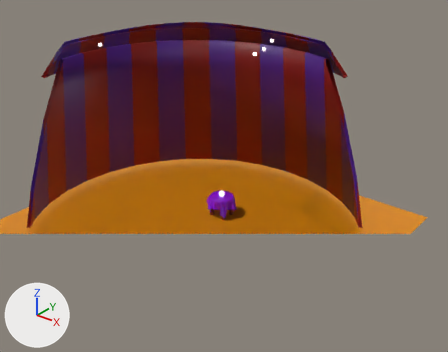
An edit to the Blender file blender/layout/placeholders.blend, drawn before and after from the same camera.
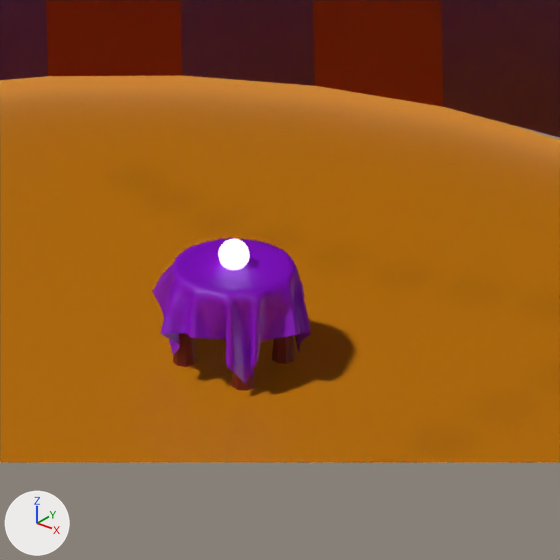
There are two pictures of each version: one from a 50 mm lens placed at (16.7, -18.7, 14.96), pointed at (-0.29, 2.54, 1.79), one close up on the part from 39% to 64% of the width and 41% to 72% of the height. The axes (+X, +Y, +Z) are drawn at lower left. The lights are the same throughout. The first two pictures are the older version. Everything nearer to the camera than a plane just in front of the edit is cut away. Objects named as collision shapes, trigger or cutter boxes, shadow casters or lower levels of detail are left out.

Script lines for the objects in view, before the commit:
```python
mat_mantel = principled_material('mantel')
mat_mantel.base_color = (0.319, 0.00211, 0.8)  # purple #9907e7
me_circle = bpy.data.meshes.new('Circle')
me_circle.from_pydata(...)  # 190 vertices, 156 faces; spans x -7.8..7.8, y -7.7..7.8, z -1.7..10.5
me_circle.polygons.foreach_set('use_smooth', [True] * 156)
# faces by material slot: [94, 62]
me_circle.materials.append(mat_tent)  # purple #592793
me_circle.materials.append(mat_tent_001)  # red #931f19
me_plane = bpy.data.meshes.new('Plane')
me_plane.from_pydata([(-1.0, -1.0, 0.0), (1.0, -1.0, 0.0), (-1.0, 1.0, 0.0), (1.0, 1.0, 0.0)], [], [(0, 1, 3, 2)])
me_plane.materials.append(mat_floor)  # orange #e79000
me_plane_001 = bpy.data.meshes.new('Plane.001')
me_plane_001.from_pydata(...)  # 1089 vertices, 2048 faces; spans x -0.82..0.79, y -0.8..0.81, z -0.94..0.06
me_plane_001.polygons.foreach_set('use_smooth', [True] * 2048)
me_plane_001.materials.append(mat_mantel)  # purple #9907e7
ob_circle = bpy.data.objects.new('Circle', me_circle)
ob_circle.location = (0.0, 0.0, 2.0)
_m = ob_circle.modifiers.new('Solidify', 'SOLIDIFY')
_m.thickness = 0.166
ob_plane = bpy.data.objects.new('Plane', me_plane)
ob_plane.location = (0.0, 0.0, 0.0)
ob_plane.scale = (8.0, 8.0, 1.0)
ob_plane_001 = bpy.data.objects.new('Plane.001', me_plane_001)
ob_plane_001.location = (0.0, 2.0, 0.98)
# also in view: 'Circle.001' at (0.0, 2.0, 0.49); 'Sphere' at (0.0, 2.0, 1.13)
```
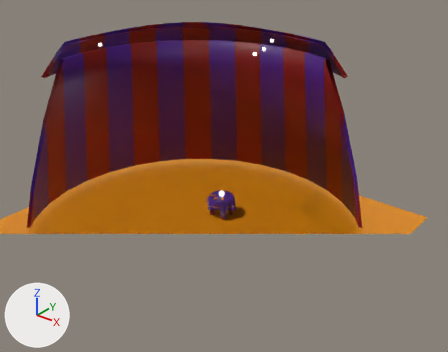
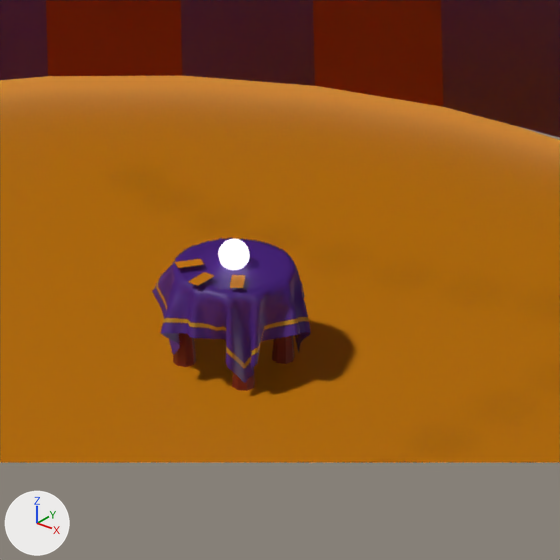
Where the change shows, as pixel boxes [x1, y1, x2, y2] in the close-ups (560 x 560 px):
'Plane.001', surface changed (darker): [153, 238, 311, 383] in both
'Plane.002', added (orange): after [175, 259, 246, 288]

The change, as a list of edits to the scene's bpy script:
```text
Add img_mantel:
    img_mantel = load_image('mantel', 'textures/mantel.jpg', 1024, 1024, 'sRGB')
Change mat_mantel:
    remove mat_mantel.base_color = (0.319, 0.00211, 0.8)  # purple #9907e7
    add mat_mantel.texture = img_mantel
Add me_plane_002:
    me_plane_002.from_pydata([(-0.063, -0.608, 0.094), (0.063, -0.608, 0.094), (-0.063, -0.355, 0.094), (0.063, -0.355, 0.094), (-0.407, -0.38, 0.094), (-0.302, -0.452, 0.094), (-0.265, -0.171, 0.094), (-0.16, -0.242, 0.094), (0.312, -0.452, 0.094), (0.417, -0.381, 0.094), (0.17, -0.242, 0.094), (0.276, -0.171, 0.094)], [], [(0, 1, 3, 2), (4, 5, 7, 6), (8, 9, 11, 10)])
    me_plane_002.materials.append(mat_floor)  # orange #e79000
Add ob_plane_002:
    ob_plane_002 = bpy.data.objects.new('Plane.002', me_plane_002)
    ob_plane_002.location = (0.0, 2.0, 0.98)
```
